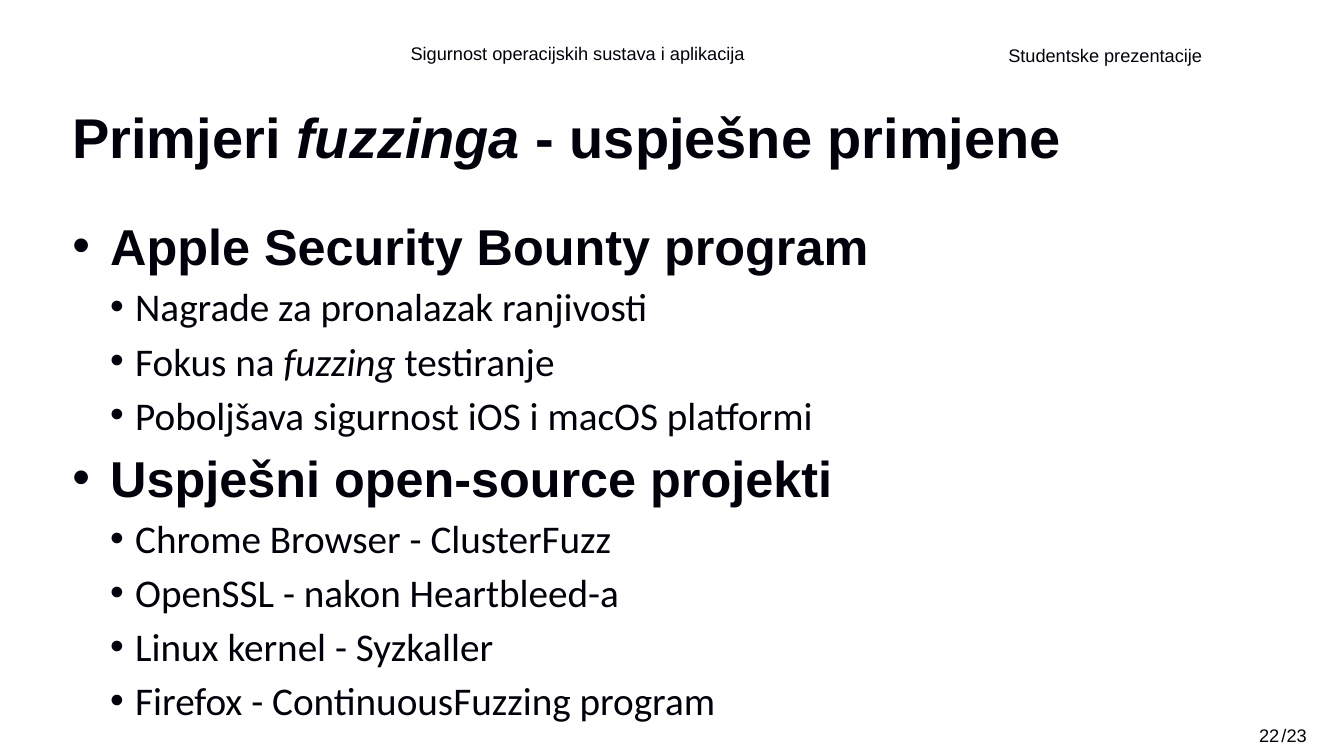
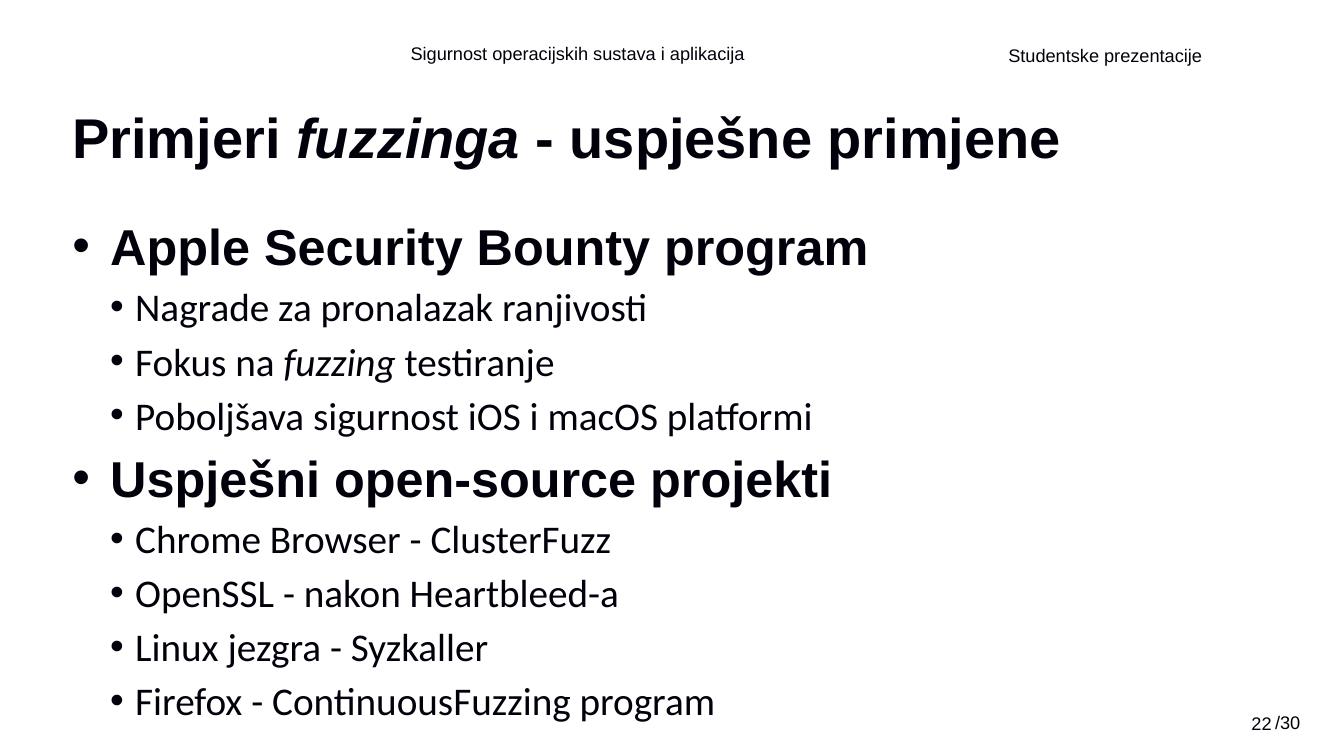
Before and after one commit to Gl1tc6/FER_diplomski, a slide deck: slide 22 of 2semestar/SOSA/SOSA Studentske prezentacije - DAK_Fuzzing.pptx. Drawn at 1344x756 pixels with LibreOffice and Linux fonts; fonts in the diff are those of the drawing; background and template pictures are left out. Boxes give left, top, right and bottom in pixels: in the first picture for what was removed or moved away, otherwise in the second. Text is boxed around its words. In the diff, an @@ line names an element or a change of style, - is before the commit and + after.

```diff
--- a/2semestar/SOSA/SOSA Studentske prezentacije - DAK_Fuzzing.pptx
+++ b/2semestar/SOSA/SOSA Studentske prezentacije - DAK_Fuzzing.pptx
@@ text at (x1=135, y1=633, x2=488, y2=668): text changed @@
-  • Linux kernel - Syzkaller
+  • Linux jezgra - Syzkaller
@@ page number moved from (x1=1259, y1=729, x2=1279, y2=742) to (x1=1251, y1=717, x2=1271, y2=730) @@
@@ text added at (x1=1275, y1=715, x2=1300, y2=730), 13 pt, text #000000 @@
+/30
@@ text removed at (x1=1281, y1=728, x2=1306, y2=742) @@
-/23
```
Also in this commit, not shown: 26 other slides changed, 47 other files.
